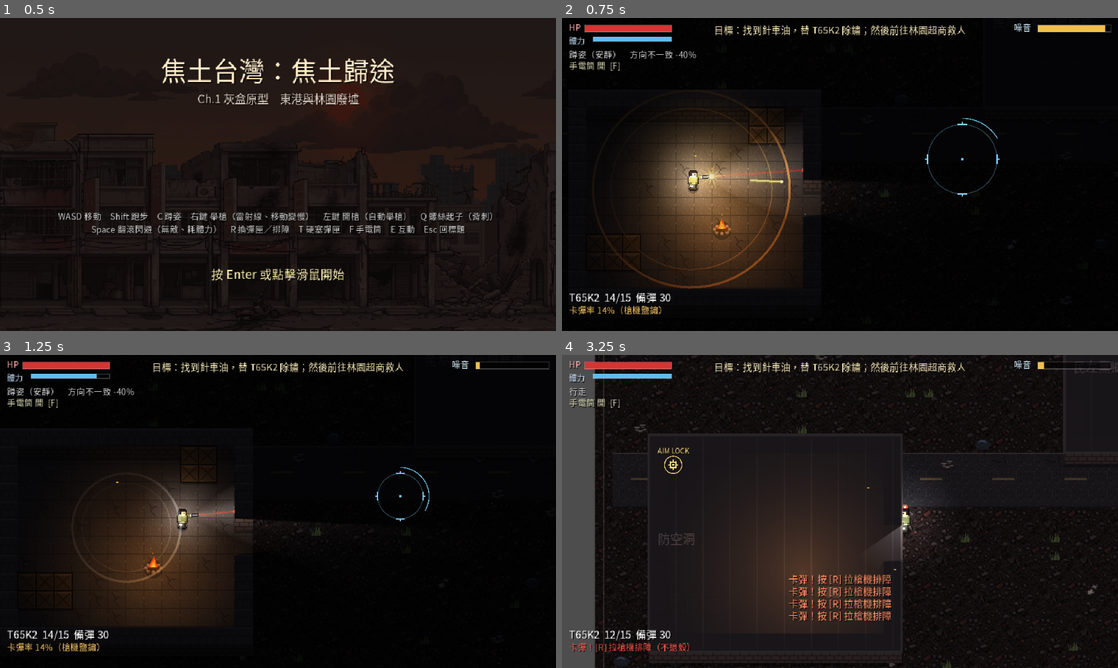
Above: before the commit, frames 1-4 (two rows, left to right).
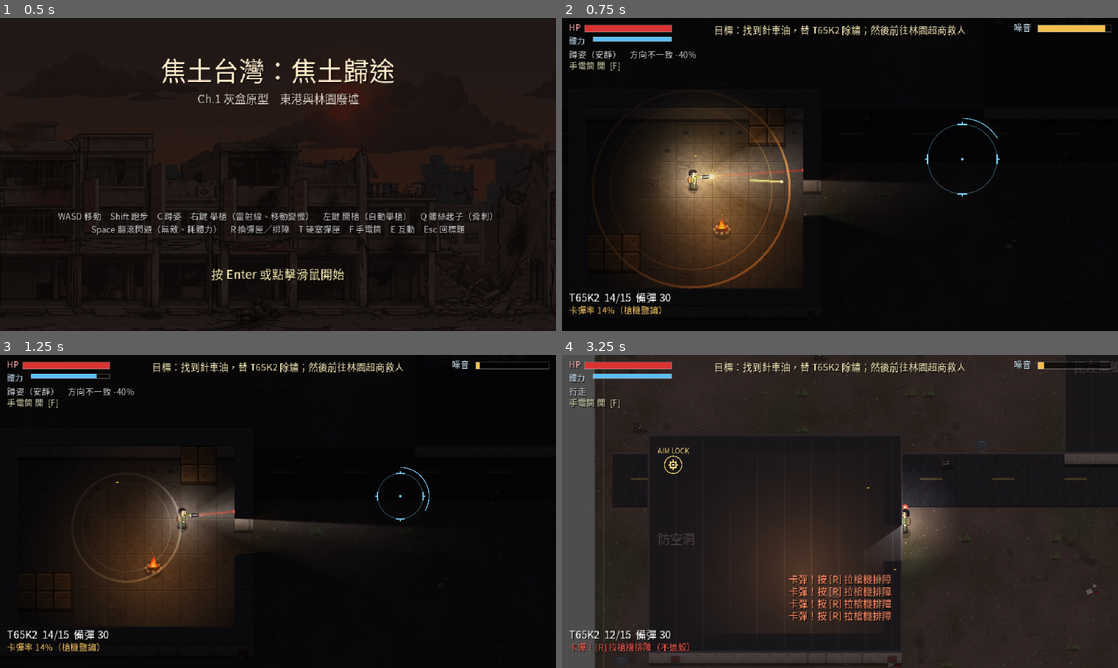
Above: after the commit, the same moments.

Repository: czpeanut/GAME
Game: Godot game, scene res://scenes/title.tscn
The game is run twice, just before and just after one commit, with the same random seed, the same clock (stepped at 60 frames per second) and the same inputs.
Inputs (mouse positions are in pixels of both pictures, inside the frame that each line leads up to):
- Up to frame 1 (0.5 s): no input
- Up to frame 2 (0.75 s): tap Enter (restart) at 0.5 s; move the mouse to (962, 158) at 0.52 s; hold D (move_right) from 0.53 s (still down); hold C (crouch) from 0.53 s (still down); click (962, 158) at 0.67 s
- Up to frame 3 (1.25 s): keep holding D (move_right); keep holding C (crouch); tap Space (roll) at 0.8 s
- Up to frame 4 (3.25 s): release D (move_right) at 1.25 s; release C (crouch) at 1.25 s; drag from (728, 527) to (812, 574) at 1.27 s; move the mouse to (895, 442) at 2.02 s; hold D (move_right) 2.03-2.75 s; hold Right mouse button (aim) 2.03-2.75 s; tap Space (roll) at 2.3 s; drag from (812, 574) to (673, 464) at 2.77 s

Frame 1 is identical in both runs. In frame 2, 0.8% of the frame differs, in the area x 13-58%, y 28-78%; in frame 3, 0.6%; in frame 4, 34%, in the area x 6-100%, y 0-100%.

Commit message:
godot: 2x-resolution placeholder art (32x48 characters, 32px tiles, props, ground)
Co-Authored-By: Claude Opus 5.5 <noreply@anthropic.com>
Claude-Session: https://claude.ai/code/session_01T6PNRLkGDm5FmRzPzw1J3v

Diff:
--- a/godot/scripts/companion.gd
+++ b/godot/scripts/companion.gd
@@ -18,7 +18,8 @@
 	sprite.texture = load("res://assets/art/char_zhiqing.png")
 	sprite.hframes = 3
 	sprite.vframes = 4
-	sprite.offset = Vector2(0, -12)
+	sprite.offset = Vector2(0, -24)
+	sprite.scale = Vector2(0.5, 0.5)
 	add_child(sprite)
 	sprite.modulate = Color(0.85, 0.95, 1.1)
 
--- a/godot/scripts/enemy.gd
+++ b/godot/scripts/enemy.gd
@@ -51,7 +51,8 @@
 	sprite.texture = load("res://assets/art/char_%s.png" % ("torch" if kind == "torch" else "thug"))
 	sprite.hframes = 3
 	sprite.vframes = 4
-	sprite.offset = Vector2(0, -12)
+	sprite.offset = Vector2(0, -24)
+	sprite.scale = Vector2(0.5, 0.5)
 	add_child(sprite)
 	# 受擊框：整個身體（比腳底碰撞圈大很多），子彈打這個
 	hurtbox = Area2D.new()
@@ -326,7 +327,7 @@
 	if not silent:
 		GameState.stats["kills_loud"] += 1
 	sprite.rotation = deg_to_rad(90)
-	sprite.offset = Vector2(0, -4)
+	sprite.offset = Vector2(0, -8)
 	sprite.modulate = Color(0.55, 0.5, 0.5)
 	sprite.frame = 0
 	z_index = -1
--- a/godot/scripts/interactable.gd
+++ b/godot/scripts/interactable.gd
@@ -34,7 +34,7 @@
 		return
 	var bob := sin(t * 2.5) * 1.2
 	draw_circle(Vector2(0, 0), 7.0, Color(1, 1, 0.8, 0.10))
-	draw_texture(icon, Vector2(-6, -12 + bob))
+	draw_texture_rect(icon, Rect2(-6, -12 + bob, 12, 12), false)
 
 func on_hold_start(_p: Node) -> void:
 	if kind == "lock_door":
--- a/godot/scripts/level.gd
+++ b/godot/scripts/level.gd
@@ -24,6 +24,7 @@
 var player_start := Vector2.ZERO
 var astar: AStarGrid2D
 var tiles: Texture2D
+var props := {}
 var actors: Node2D
 var enemies: Array[Enemy] = []
 var companion: Node2D = null
@@ -31,6 +32,8 @@
 func setup(actors_node: Node2D) -> void:
 	actors = actors_node
 	tiles = load("res://assets/art/tiles.png")
+	for k in ["shelf_h", "shelf_v", "crate", "car_h", "car_v", "pump"]:
+		props[k] = load("res://assets/art/prop_%s.png" % k)
 	z_index = -10
 	_define()
 	_build_astar()
@@ -297,13 +300,13 @@
 
 func _build_ground() -> void:
 	var g := Sprite2D.new()
-	g.texture = load("res://assets/reused/ground_rubble.png")
+	g.texture = load("res://assets/art/ground.png")
 	g.texture_repeat = CanvasItem.TEXTURE_REPEAT_ENABLED
 	g.region_enabled = true
-	g.region_rect = Rect2(0, 0, W * T, H * T)
+	g.region_rect = Rect2(0, 0, W * T * 2, H * T * 2)
+	g.scale = Vector2(0.5, 0.5)
 	g.centered = false
 	g.z_index = -1
-	g.modulate = Color(0.9, 0.9, 0.95)
 	add_child(g)
 
 func _build_roofs() -> void:
@@ -375,8 +378,10 @@
 	companion = comp
 
 # ------------------------------------------------------------------ 繪製
+const TS := 32   # 圖集每格像素（2 倍解析度）
+
 func _tile_rect(i: int) -> Rect2:
-	return Rect2((i % 8) * 16, (i / 8) * 16, 16, 16)
+	return Rect2((i % 8) * TS, (i / 8) * TS, TS, TS)
 
 func _hash(c: Vector2i) -> float:
 	var h := (c.x * 73856093) ^ (c.y * 19349663)
@@ -430,7 +435,9 @@
 		var id: int = floors[c]
 		var idx := 0
 		match id:
-			0: idx = 0 if _hash(c) < 0.8 else 1
+			0:
+				var hv := _hash(c)
+				idx = 0 if hv < 0.45 else (19 if hv < 0.7 else (20 if hv < 0.9 else 1))
 			1: idx = 2 if (c.x + c.y) % 2 == 0 else 3
 			2: idx = 4
 			3: idx = 5
@@ -453,63 +460,30 @@
 		var p := Vector2(c) * T
 		draw_texture_rect_region(tiles, Rect2(p, Vector2(T, T)), _tile_rect(8))
 		if solid.get(c + Vector2i(0, 1), "") != "wall":
-			draw_texture_rect_region(tiles, Rect2(p + Vector2(0, T), Vector2(T, 10)), Rect2(16, 16, 16, 10))
+			var hw := _hash(c + Vector2i(7, 3))
+			var wf := 16 if hw < 0.7 else (17 if hw < 0.82 else 18)
+			draw_texture_rect_region(tiles, Rect2(p + Vector2(0, T), Vector2(T, 10)), Rect2(_tile_rect(wf).position, Vector2(TS, 20)))
 			draw_rect(Rect2(p + Vector2(0, T + 10), Vector2(T, 3)), Color(0, 0, 0, 0.35))
 	for e in solid_rects:
 		var r: Rect2i = e["rect"]
 		var rect := Rect2(r.position * T, r.size * T)
 		match e["kind"]:
 			"shelf":
-				var horiz: bool = rect.size.x >= rect.size.y
-				draw_rect(Rect2(rect.position + Vector2(1, rect.size.y), Vector2(rect.size.x - 1, 4)), Color(0, 0, 0, 0.35))
-				draw_rect(rect, Color(0.36, 0.28, 0.2))
-				draw_rect(Rect2(rect.position, Vector2(rect.size.x, 3)), Color(0.6, 0.49, 0.36))
-				draw_rect(rect, Color(0.12, 0.09, 0.07), false, 1.0)
-				var goods := [Color(0.82, 0.38, 0.28), Color(0.36, 0.62, 0.56), Color(0.88, 0.76, 0.34), Color(0.5, 0.42, 0.7)]
-				if horiz:
-					var rows := maxi(1, int((rect.size.y - 3) / 8.0))
-					for row in rows:
-						var yy := rect.position.y + 4 + row * 8
-						draw_line(Vector2(rect.position.x + 1, yy + 6), Vector2(rect.end.x - 1, yy + 6), Color(0.2, 0.15, 0.1), 1.0)
-						for i in int((rect.size.x - 2) / 5.0):
-							var gc: Color = goods[(i + row * 2) % 4]
-							draw_rect(Rect2(rect.position.x + 2 + i * 5, yy + 1, 4, 5), gc)
-							draw_rect(Rect2(rect.position.x + 2 + i * 5, yy + 1, 4, 1), gc.lightened(0.35))
-				else:
-					for i in int((rect.size.y - 2) / 5.0):
-						var gc2: Color = goods[i % 4]
-						draw_rect(Rect2(rect.position.x + 3, rect.position.y + 2 + i * 5, rect.size.x - 6, 4), gc2)
-						draw_rect(Rect2(rect.position.x + 3, rect.position.y + 2 + i * 5, rect.size.x - 6, 1), gc2.lightened(0.35))
+				_draw_shelf(rect)
 			"crate":
-				draw_rect(Rect2(rect.position + Vector2(1, rect.size.y - 1), Vector2(rect.size.x, 3)), Color(0, 0, 0, 0.3))
-				draw_rect(rect, Color(0.42, 0.34, 0.22))
-				for ci in int(rect.size.x / 16.0):
-					for cj in int(rect.size.y / 16.0):
-						var o := rect.position + Vector2(ci * 16, cj * 16)
-						draw_rect(Rect2(o, Vector2(16, 16)), Color(0.12, 0.09, 0.06), false, 1.0)
-						draw_rect(Rect2(o + Vector2(1, 1), Vector2(14, 2)), Color(0.58, 0.47, 0.31))
-						draw_line(o + Vector2(2, 14), o + Vector2(14, 2), Color(0.25, 0.19, 0.12), 1.0)
-						draw_line(o + Vector2(2, 2), o + Vector2(14, 14), Color(0.25, 0.19, 0.12), 1.0)
+				for ci in int(rect.size.x / T):
+					for cj in int(rect.size.y / T):
+						var o := rect.position + Vector2(ci * T, cj * T)
+						draw_rect(Rect2(o + Vector2(1, T - 1), Vector2(T, 4)), Color(0, 0, 0, 0.3))
+						draw_texture_rect(props["crate"], Rect2(o, Vector2(T, T + 2)), false)
 			"car":
-				draw_rect(Rect2(rect.position + Vector2(2, rect.size.y - 2), Vector2(rect.size.x, 5)), Color(0, 0, 0, 0.35))
-				draw_rect(rect, Color(0.34, 0.26, 0.24))
-				draw_rect(rect.grow(-2), Color(0.46, 0.35, 0.31))
-				draw_rect(Rect2(rect.position + Vector2(rect.size.x * 0.28, 4), Vector2(rect.size.x * 0.44, rect.size.y - 8)), Color(0.17, 0.22, 0.27))
-				draw_rect(Rect2(rect.position + Vector2(rect.size.x * 0.28, 4), Vector2(rect.size.x * 0.44, 3)), Color(0.36, 0.46, 0.54))
-				draw_rect(Rect2(rect.position, Vector2(rect.size.x, 2)), Color(0.62, 0.5, 0.45))
-				draw_rect(rect, Color(0.1, 0.07, 0.07), false, 1.0)
-				for k in 5:
-					var rp := rect.position + Vector2(fmod(float(k) * 17.3 + 5.0, rect.size.x - 4.0), fmod(float(k) * 11.1 + 3.0, rect.size.y - 4.0))
-					draw_rect(Rect2(rp, Vector2(3, 2)), Color(0.55, 0.3, 0.16, 0.8))
-				draw_rect(Rect2(rect.position + Vector2(2, rect.size.y - 1), Vector2(5, 3)), Color(0.08, 0.08, 0.08))
-				draw_rect(Rect2(rect.position + Vector2(rect.size.x - 7, rect.size.y - 1), Vector2(5, 3)), Color(0.08, 0.08, 0.08))
+				var horiz := rect.size.x >= rect.size.y
+				var tx: Texture2D = props["car_h"] if horiz else props["car_v"]
+				draw_rect(Rect2(rect.position + Vector2(3, rect.size.y - 2), Vector2(rect.size.x, 6)), Color(0, 0, 0, 0.35))
+				draw_texture_rect(tx, Rect2(rect.position, Vector2(rect.size.x, rect.size.y + 4)), false)
 			"pump":
-				draw_rect(Rect2(rect.position + Vector2(1, rect.size.y - 1), Vector2(rect.size.x, 4)), Color(0, 0, 0, 0.3))
-				draw_rect(rect, Color(0.66, 0.2, 0.18))
-				draw_rect(Rect2(rect.position, Vector2(rect.size.x, 3)), Color(0.86, 0.32, 0.27))
-				draw_rect(Rect2(rect.position + Vector2(3, 5), Vector2(rect.size.x - 6, 8)), Color(0.84, 0.84, 0.78))
-				draw_rect(Rect2(rect.position + Vector2(4, 6), Vector2(rect.size.x - 8, 3)), Color(0.2, 0.55, 0.3))
-				draw_rect(rect, Color(0.12, 0.05, 0.05), false, 1.0)
+				draw_rect(Rect2(rect.position + Vector2(2, rect.size.y - 1), Vector2(rect.size.x, 4)), Color(0, 0, 0, 0.3))
+				draw_texture_rect(props["pump"], Rect2(rect.position, Vector2(rect.size.x, rect.size.y + 4)), false)
 			"pond":
 				draw_rect(rect, Color(0.05, 0.12, 0.12))
 				for i in range(0, int(rect.size.y), 12):
@@ -532,6 +506,29 @@
 				draw_rect(rect.grow(-2), Color(0.64, 0.74, 0.8))
 				draw_rect(Rect2(rect.position + Vector2(rect.size.x * 0.5 - 1, 4), Vector2(2, 6)), Color(0.3, 0.3, 0.3))
 
+func _draw_shelf(rect: Rect2) -> void:
+	var nx := int(rect.size.x / T)
+	var ny := int(rect.size.y / T)
+	draw_rect(Rect2(rect.position + Vector2(2, rect.size.y), Vector2(rect.size.x, 4)), Color(0, 0, 0, 0.35))
+	if nx >= ny:
+		var tx: Texture2D = props["shelf_h"]
+		for j in ny:
+			for i in nx:
+				var seg := 1
+				if i == 0: seg = 0
+				elif i == nx - 1: seg = 2
+				var front := 4.0 if j == ny - 1 else 0.0
+				draw_texture_rect_region(tx, Rect2(rect.position + Vector2(i * T, j * T), Vector2(T, T + front)), Rect2(seg * 32, 0, 32, 32 + front * 2.0))
+	else:
+		var tv: Texture2D = props["shelf_v"]
+		for i in nx:
+			for j in ny:
+				var seg := 1
+				if j == 0: seg = 0
+				elif j == ny - 1: seg = 2
+				var front := 4.0 if j == ny - 1 else 0.0
+				draw_texture_rect_region(tv, Rect2(rect.position + Vector2(i * T, j * T), Vector2(T, T + front)), Rect2(0, seg * 32, 32, 32 + front * 2.0))
+
 func _draw_exit() -> void:
 	var rect := Rect2(exit_rect.position * T, exit_rect.size * T)
 	draw_rect(rect, Color(0.2, 0.7, 0.35, 0.18))
--- a/godot/scripts/player.gd
+++ b/godot/scripts/player.gd
@@ -75,7 +75,8 @@
 	sprite.texture = load(SHEET)
 	sprite.hframes = 3
 	sprite.vframes = 4
-	sprite.offset = Vector2(0, -12)
+	sprite.offset = Vector2(0, -24)
+	sprite.scale = Vector2(0.5, 0.5)     # 2 倍解析度美術
 	add_child(sprite)
 	cone = PointLight2D.new()
 	cone.texture = load("res://assets/art/light_cone.png")
@@ -343,12 +344,12 @@
 		sprite.position = Vector2(0, -8)
 		sprite.offset = Vector2.ZERO
 		sprite.rotation = pr * TAU * (1.0 if roll_dir.x >= 0.0 else -1.0) * 1.0
-		sprite.scale = Vector2(1, 0.8)
+		sprite.scale = Vector2(0.5, 0.4)
 	else:
 		sprite.position = Vector2.ZERO
 		sprite.rotation = 0.0
-		sprite.scale = Vector2(1, 0.82) if crouching else Vector2.ONE
-		sprite.offset = Vector2(0, -12 if not crouching else -10)
+		sprite.scale = Vector2(0.5, 0.41) if crouching else Vector2(0.5, 0.5)
+		sprite.offset = Vector2(0, -24 if not crouching else -20)
 	sprite.modulate = Color(1, 0.55, 0.55) if hurt_flash > 0.0 else Color.WHITE
 	queue_redraw()
 
Binary file changed: godot/assets/art/char_player.png
Binary file changed: godot/assets/art/char_thug.png
Binary file changed: godot/assets/art/char_torch.png
Binary file changed: godot/assets/art/char_zhiqing.png
Binary file added: godot/assets/art/ground.png
Not shown, added: godot/assets/art/ground.png.import
Binary file changed: godot/assets/art/icon_bench.png
Binary file changed: godot/assets/art/icon_doc.png
Binary file changed: godot/assets/art/icon_glow.png
Binary file changed: godot/assets/art/icon_grave.png
Binary file changed: godot/assets/art/icon_oil.png
Binary file added: godot/assets/art/prop_car_h.png
(and 14 more such lines)
